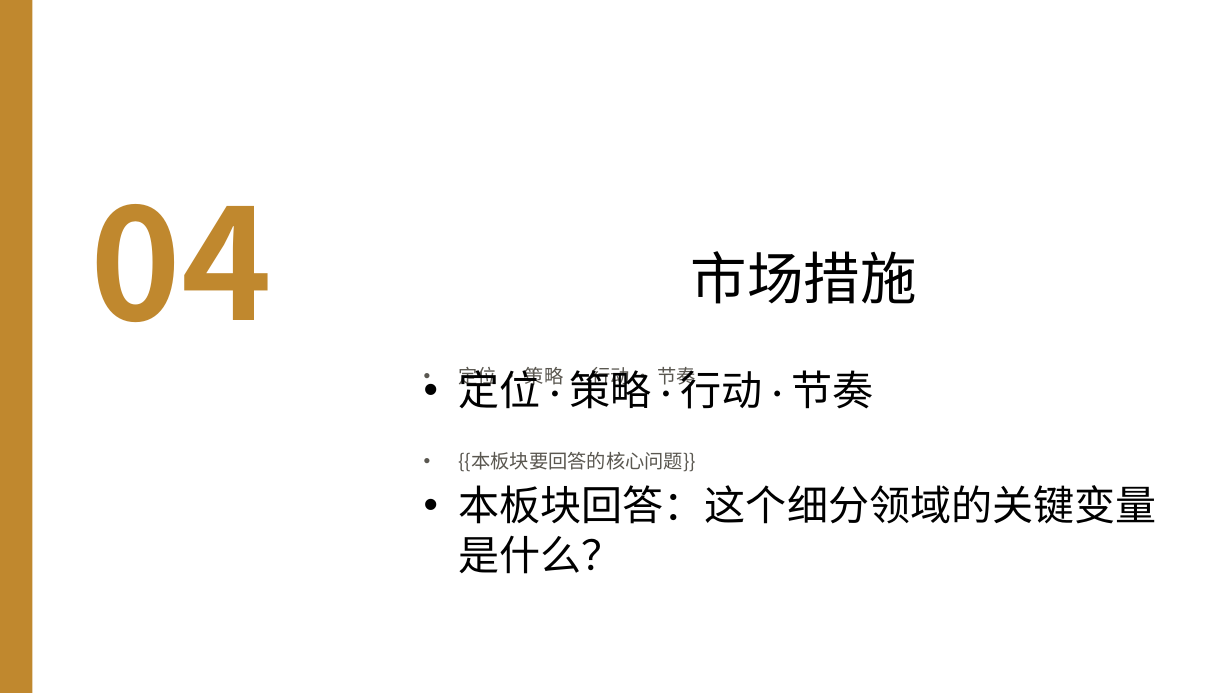
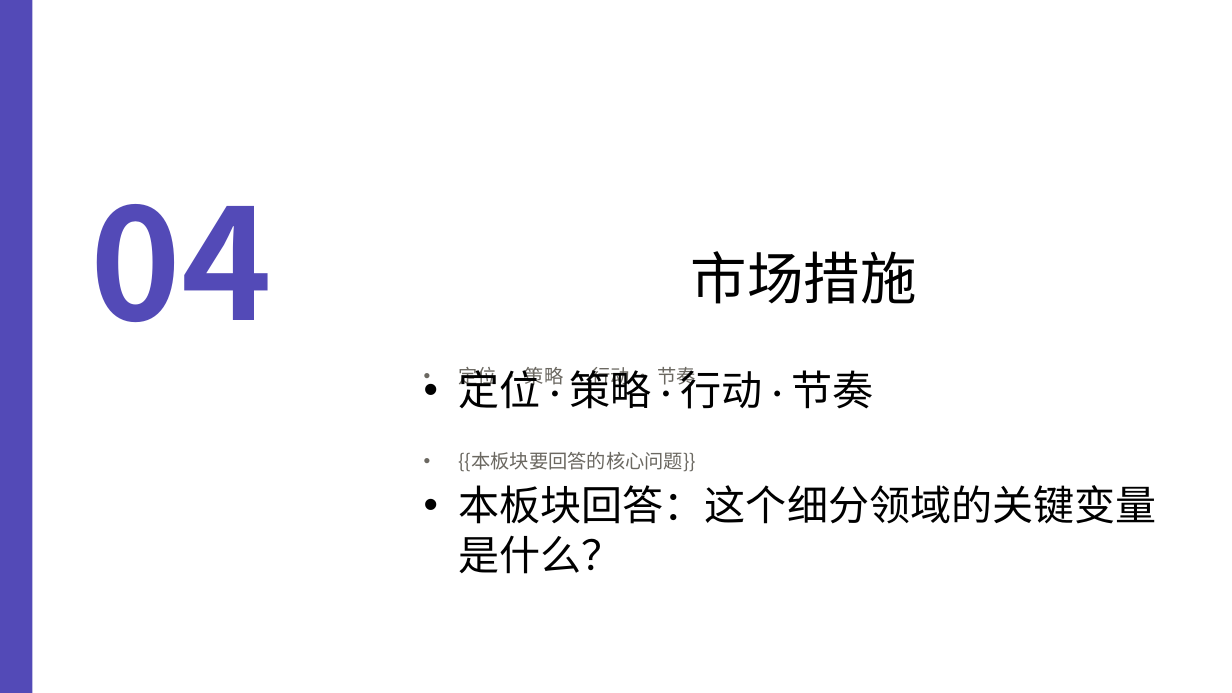
Before and after one commit to KeeganChang/research-temp, a slide deck: slide 5 of docs/templates/行业分析母版.pptx. Drawn at 1232x693 pixels with LibreOffice and Linux fonts; fonts in the diff are those of the drawing. Boxes give left, top, right and bottom in pixels: in the first picture for what was removed or moved away, otherwise in the second. Text is boxed around its words. In the diff, an @@ line names an element or a change of style, - is before the commit and + after.

```diff
--- a/docs/templates/行业分析母版.pptx
+++ b/docs/templates/行业分析母版.pptx
@@ rectangle at (0,0,32,693): fill #C0882E to #534AB7 @@
@@ text "04" at (90,204,272,322): text colour #C0882E to #534AB7 @@
```
Also in this commit, not shown: 19 other slides changed.
